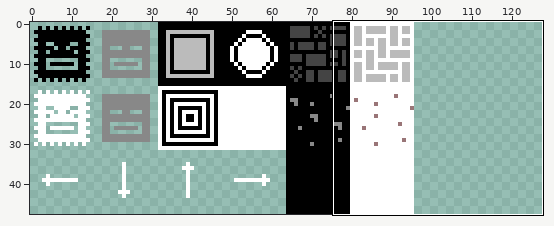
A sprite sheet gets an edit: data/tileset.png. Above, an overview of the earlier version with the close-up marked.
Close-up. Before the commit:
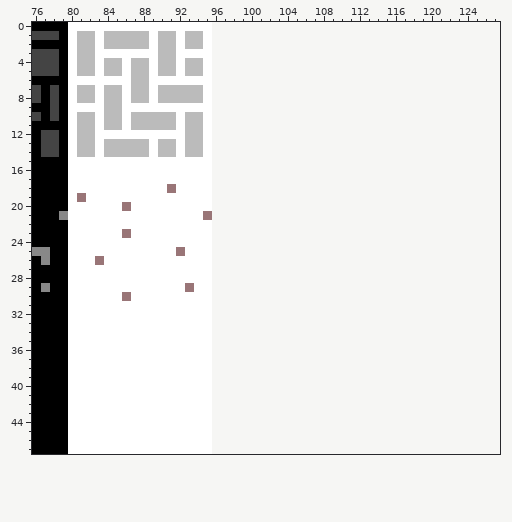
The file is 96x48 pixels. Shown: x 76..127, y 0..47. The old version is drawn lined up with the new one, on the new canvas.
The same view after the edit:
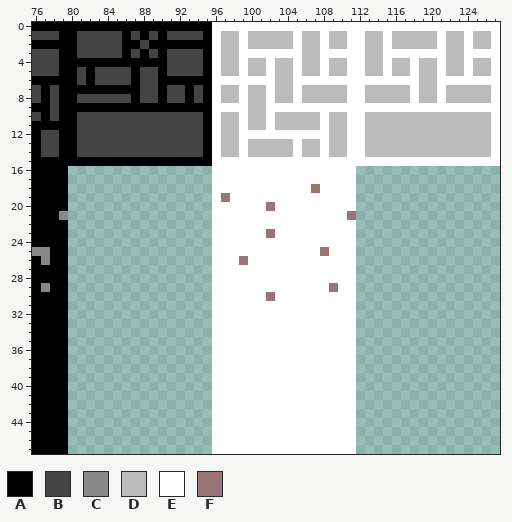
Palette (. is transparent): A #000000  B #444444  C #888888  D #bbbbbb  E #ffffff  F #997577
The edit:
canvas 96x48 -> 128x48
y 0: x 80..127 EEEEEEEEEEEEEEEE................................ -> AAAAAAAAAAAAAAAAEEEEEEEEEEEEEEEEEEEEEEEEEEEEEEEE
y 1: x 80..127 EDDEDDDDDEDDEDDE................................ -> ABBBBBABABABBBBAEDDEDDDDDEDDEDDEEDDEDDDDDEDDEDDE
y 2: x 80..127 EDDEDDDDDEDDEDDE................................ -> ABBBBBAABAAAAAAAEDDEDDDDDEDDEDDEEDDEDDDDDEDDEDDE
y 3: x 80..127 EDDEEEEEEEDDEEEE................................ -> ABBBBBABABABBBBAEDDEEEEEEEDDEEEEEDDEEEEEEEDDEEEE
y 4: x 80..127 EDDEDDEDDEDDEDDE................................ -> AAAAAAAAAAABBBBAEDDEDDEDDEDDEDDEEDDEDDEDDEDDEDDE
y 5: x 80..127 EDDEDDEDDEDDEDDE................................ -> ABABBBBABBABBBBAEDDEDDEDDEDDEDDEEDDEDDEDDEDDEDDE
y 6: x 80..127 EEEEEEEDDEEEEEEE................................ -> ABABBBBABBAAAAAAEEEEEEEDDEEEEEEEEEEEEEEDDEEEEEEE
y 7: x 80..127 EDDEDDEDDEDDDDDE................................ -> AAAAAAAABBABBABAEDDEDDEDDEDDDDDEEDDDDDEDDEDDDDDE
y 8: x 80..127 EDDEDDEDDEDDDDDE................................ -> ABBBBBBABBABBABAEDDEDDEDDEDDDDDEEDDDDDEDDEDDDDDE
y 9: x 80..127 EEEEDDEEEEEEEEEE................................ -> AAAAAAAAAAAAAAAAEEEEDDEEEEEEEEEEEEEEEEEEEEEEEEEE
y 10..11: x 80..127 EDDEDDEDDDDDEDDE................................ -> ABBBBBBBBBBBBBBAEDDEDDEDDDDDEDDEEDDDDDDDDDDDDDDE
y 12: x 80..127 EDDEEEEEEEEEEDDE................................ -> ABBBBBBBBBBBBBBAEDDEEEEEEEEEEDDEEDDDDDDDDDDDDDDE
y 13..14: x 80..127 EDDEDDDDDEDDEDDE................................ -> ABBBBBBBBBBBBBBAEDDEDDDDDEDDEDDEEDDDDDDDDDDDDDDE
y 15: x 80..127 EEEEEEEEEEEEEEEE................................ -> AAAAAAAAAAAAAAAAEEEEEEEEEEEEEEEEEEEEEEEEEEEEEEEE
y 16..17: x 80..111 EEEEEEEEEEEEEEEE................ -> ................EEEEEEEEEEEEEEEE
y 18: x 80..111 EEEEEEEEEEEFEEEE................ -> ................EEEEEEEEEEEFEEEE
y 19: x 80..111 EFEEEEEEEEEEEEEE................ -> ................EFEEEEEEEEEEEEEE
y 20: x 80..111 EEEEEEFEEEEEEEEE................ -> ................EEEEEEFEEEEEEEEE
y 21: x 80..111 EEEEEEEEEEEEEEEF................ -> ................EEEEEEEEEEEEEEEF
y 22: x 80..111 EEEEEEEEEEEEEEEE................ -> ................EEEEEEEEEEEEEEEE
y 23: x 80..111 EEEEEEFEEEEEEEEE................ -> ................EEEEEEFEEEEEEEEE
y 24: x 80..111 EEEEEEEEEEEEEEEE................ -> ................EEEEEEEEEEEEEEEE
y 25: x 80..111 EEEEEEEEEEEEFEEE................ -> ................EEEEEEEEEEEEFEEE
y 26: x 80..111 EEEFEEEEEEEEEEEE................ -> ................EEEFEEEEEEEEEEEE
y 27..28: x 80..111 EEEEEEEEEEEEEEEE................ -> ................EEEEEEEEEEEEEEEE
y 29: x 80..111 EEEEEEEEEEEEEFEE................ -> ................EEEEEEEEEEEEEFEE
y 30: x 80..111 EEEEEEFEEEEEEEEE................ -> ................EEEEEEFEEEEEEEEE
y 31..47: x 80..111 EEEEEEEEEEEEEEEE................ -> ................EEEEEEEEEEEEEEEE
